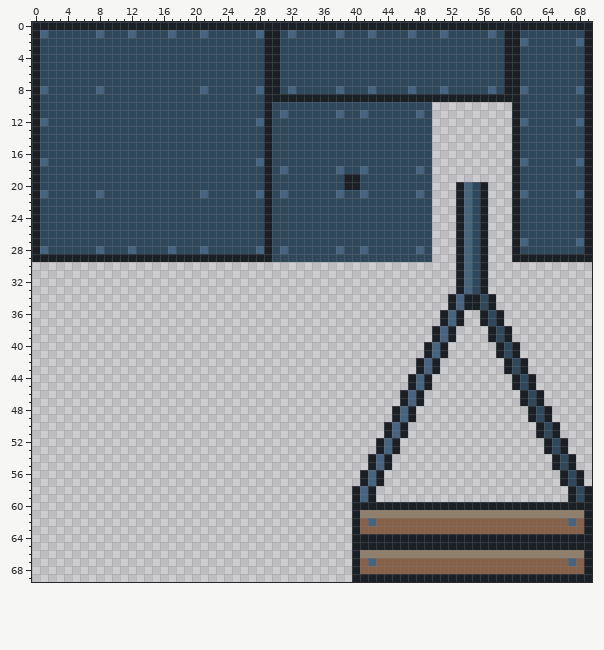
Pixel-art file, stored at maps/Tilesets/Tileset.aseprite. Above: the version before the commit.
70x70 pixels, 1 frame.
And afterwards:
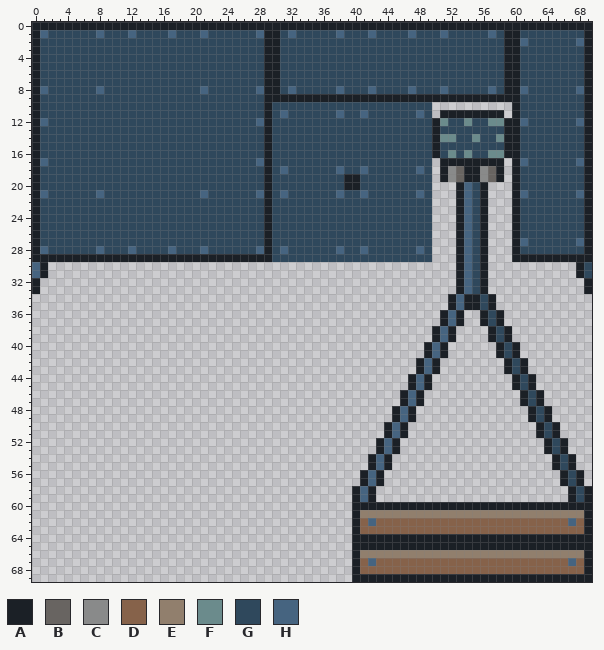
Palette (. is transparent): A #1b2026  B #686461  C #898a8a  D #86624a  E #917f6d  F #6b8b8c  G #2f485c  H #466480
From old to new:
y 11: x 51..58 ........ -> AAAAAAAA
y 12: x 50..59 .......... -> AFGGFGGFFA
y 13: x 50..59 .......... -> AGGGGGGGGA
y 14: x 50..59 .......... -> AFFGGFGGFA
y 15: x 50..59 .......... -> AGGGGGGGGA
y 16: x 50..59 .......... -> AGFGFGGFFA
y 17: x 51..58 ........ -> AAAAAAAA
y 18..19: x 51..58 ........ -> ACBAACBA
y 30..31: x 0..1 .. -> HA; x 68..69 .. -> AG
y 32..33: x 0 . -> A; x 69 . -> A
Boxes around the changes in both pictures, in picture pixels (x1, y1, x2, y2):
added: (432, 110, 512, 182)
added: (32, 262, 48, 294)
added: (576, 262, 592, 294)
